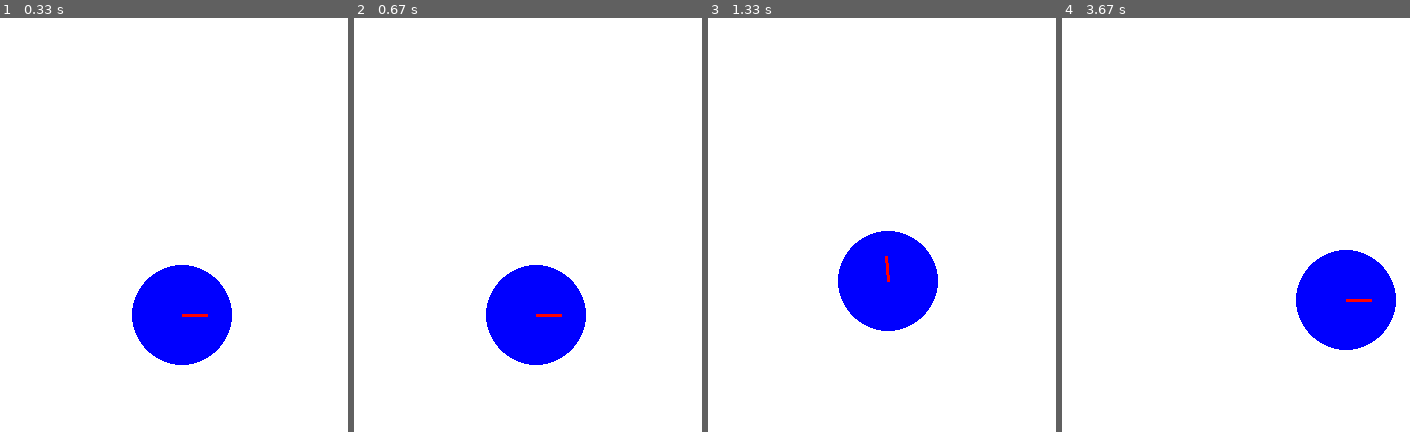
Above: before the commit, frames 1-4 (left to right).
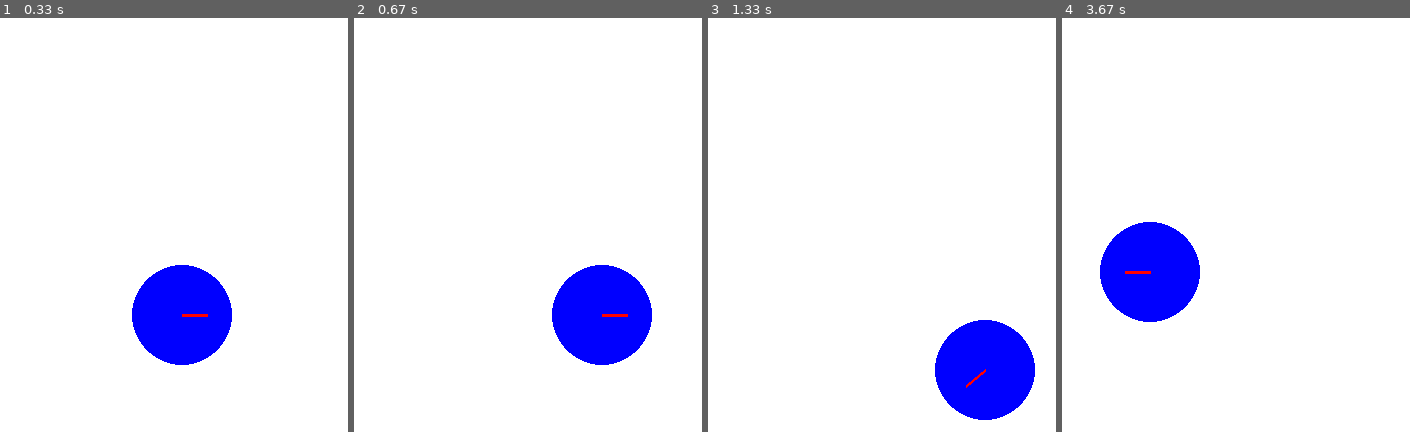
Above: after the commit, the same moments.

Repository: CrazyDreamer2000/ProjetRobotique-UL2IN013
Game: pygame game, started from projetrobot/main.py
Same seed, same stepped clock (60 frames per second), same inputs: the game is played once before the commit and once after it.
Inputs:
- Up to frame 1 (0.33 s): no input
- Up to frame 2 (0.67 s): tap 1 at 0.33 s
- Up to frame 3 (1.33 s): hold Right 0.67-1.13 s; hold Up from 1.17 s (still down)
- Up to frame 4 (3.67 s): release Up at 1.47 s; hold Right 1.5-1.97 s; tap 1 at 1.65, 3.05 s; hold Left 2-2.53 s; hold Down 2.57-2.87 s; hold Left 2.9-3.3 s; hold Up from 3.33 s (still down)

Frame 1 is identical in both runs. In frame 2, 8.4% of the frame differs, in the area x 37-86%, y 59-84%; in frame 3, 11%, in the area x 37-94%, y 51-98%; in frame 4, 11%.

Commit message:
Update main.py
ajouter tancer une carre

Diff:
--- a/projetrobot/main.py
+++ b/projetrobot/main.py
@@ -1,5 +1,6 @@
 from classrobot import Robot
 import pygame
+import math
 
 # Initialisation de Pygame
 pygame.init()
@@ -8,10 +9,11 @@
 
 robot = Robot('best_robot', 400, 300)
 running = True
+frame_counter = -1
 
 while running:
     "Acquisition d'intervalle de temps"
-    dt = clock.tick(60) / 500.0
+    dt = clock.tick(60) / 1000.0
 
     for event in pygame.event.get() :
         if event.type == pygame.QUIT:
@@ -30,6 +32,22 @@
     if keys[pygame.K_RIGHT]:
         v_ang = 5
 
+    keys2 = pygame.key.get_just_pressed()
+
+    if keys2[pygame.K_1]:
+        frame_counter = 0
+
+    if  frame_counter >= 0:
+        frame_counter += 1
+        stage = frame_counter // 40
+
+        if stage in [0, 2, 4, 6]:
+            v_lin = 200
+        if stage in [1, 3 ,5]:
+            v_ang = (math.pi / 2) / (40 * dt)
+        if frame_counter == 280:
+            frame_counter = -1
+
     robot.update_velocity(v_lin, v_ang)
 
     robot.move(dt)
